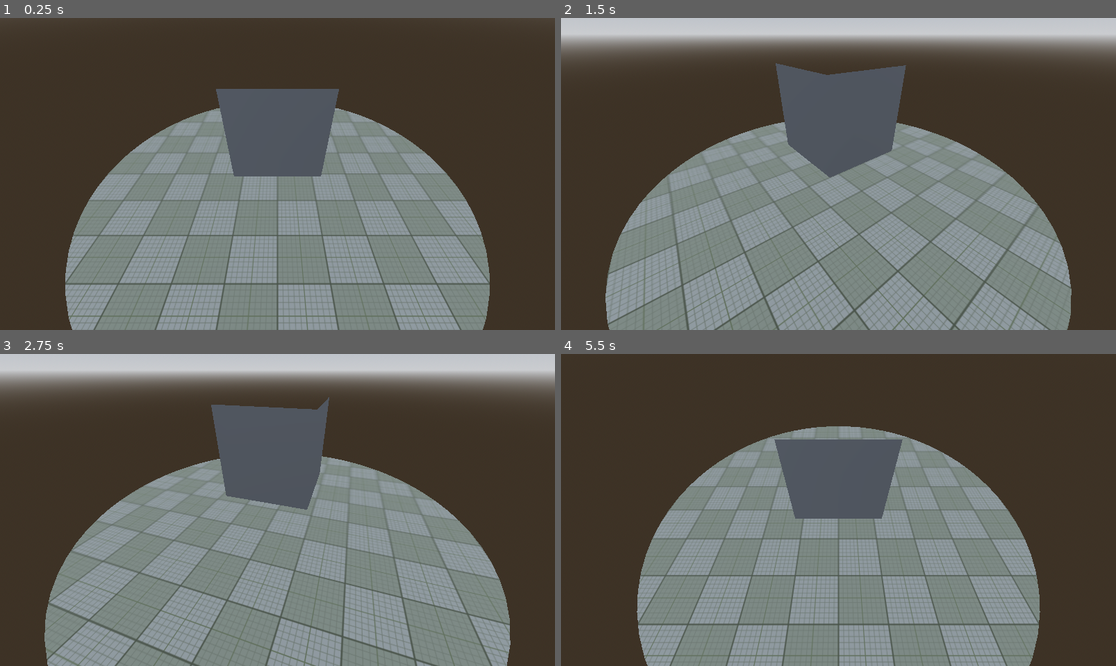
Above: before the commit, frames 1-4 (two rows, left to right).
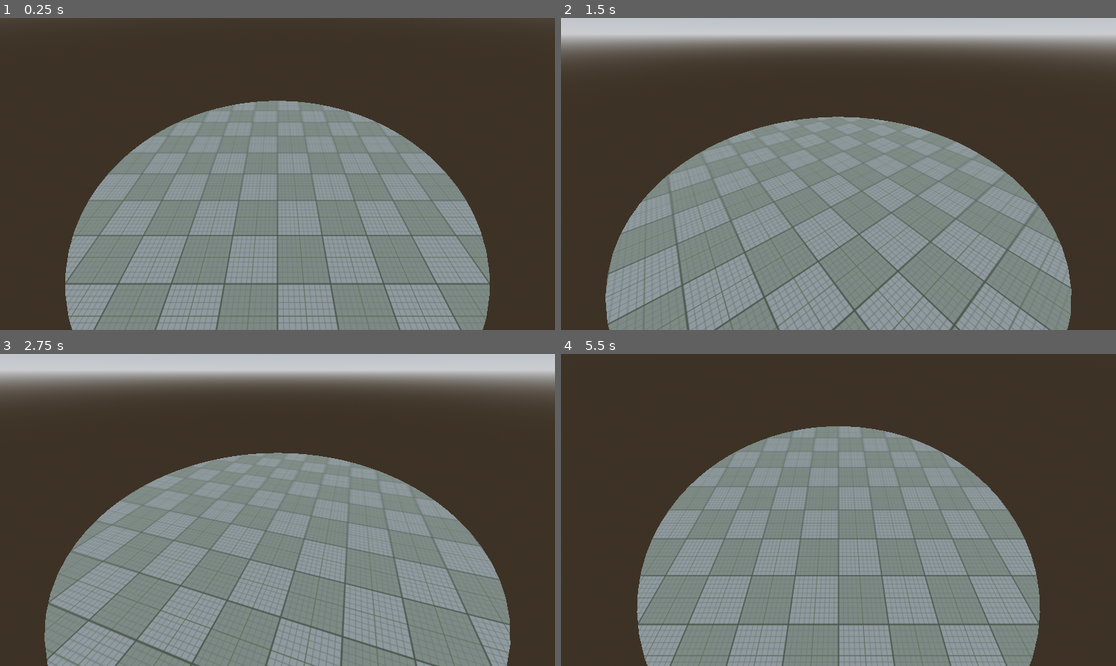
Above: after the commit, the same moments.

Repository: M00St4r/code3_01
Game: Godot game, scene res://main.tscn
Same seed, same stepped clock (60 frames per second), same inputs: the game is played once before the commit and once after it.
Inputs (mouse positions are in pixels of both pictures, inside the frame that each line leads up to):
- Up to frame 1 (0.25 s): no input
- Up to frame 2 (1.5 s): tap Enter at 0.5 s; move the mouse to (960, 158) at 0.52 s; hold Right (ui_right) 0.53-1.28 s; click (960, 158) at 0.67 s; move the mouse to (727, 189) at 1.27 s; hold Down (ui_down) from 1.28 s (still down)
- Up to frame 3 (2.75 s): tap Space at 2 s; move the mouse to (333, 441) at 2.02 s; release Down (ui_down) at 2.03 s; hold Right (ui_right) from 2.03 s (still down)
- Up to frame 4 (5.5 s): move the mouse to (810, 572) at 2.77 s; release Right (ui_right) at 2.78 s; hold Up (ui_up) 2.78-3.53 s; click (810, 572) at 2.92 s; move the mouse to (1005, 556) at 3.52 s; hold Left (ui_left) 3.53-5.03 s; move the mouse to (672, 463) at 4.27 s; move the mouse to (866, 510) at 5.02 s; hold Down (ui_down) from 5.03 s (still down); click (866, 510) at 5.17 s

The runs differ from the first frame. In frame 1, 5.3% of the frame differs, in the area x 38-62%, y 22-51%; in frame 2, 6.1%, in the area x 38-63%, y 14-52%; in frame 3, 5.7%; in frame 4, 4.9%.

Commit message:
add normals and indecies

Diff:
--- a/cylinder.gd
+++ b/cylinder.gd
@@ -8,24 +8,52 @@
 	vertices.push_back(Vector3(0.1, 0.2, 0.1))
 	vertices.push_back(Vector3(0.1, 0, 0.1))
 	vertices.push_back(Vector3(-0.1, 0, 0.1))
+	vertices.push_back(Vector3(0.1, 0.2, 0.1))
 
-	vertices.push_back(Vector3(-0.1, 0.2, 0.1))
-	vertices.push_back(Vector3(0.1, 0.2, 0.1))
-	vertices.push_back(Vector3(-0.1, 0, 0.1))
 
 	#left
 	vertices.push_back(Vector3(-0.1, 0.2, -0.1))
 	vertices.push_back(Vector3(-0.1, 0.2, 0.1))
 	vertices.push_back(Vector3(-0.1, 0.0, 0.1))
-
-	vertices.push_back(Vector3(-0.1, 0.2, -0.1))
-	vertices.push_back(Vector3(-0.1, 0.0, 0.1))
 	vertices.push_back(Vector3(-0.1, 0.0, -0.1))
 
+	var normals = PackedVector3Array()
+	#front
+	normals.push_back(Vector3(0.0, 0.0, 1.0))
+	normals.push_back(Vector3(0.0, 0.0, 1.0))
+	normals.push_back(Vector3(0.0, 0.0, 1.0))
+	normals.push_back(Vector3(0.0, 0.0, 1.0))
+
+	#left
+	normals.push_back(Vector3(-1.0, 0.0, 0.0))
+	normals.push_back(Vector3(-1.0, 0.0, 0.0))
+	normals.push_back(Vector3(-1.0, 0.0, 0.0))
+	normals.push_back(Vector3(-1.0, 0.0, 0.0))
+
+	var indices = PackedInt32Array()
+	indices = [0,1,2,
+	0,2,3,
+	4,5,6,
+	4,6,7]
+	# indices = [0,1,2,0,3,4,5,6,7,5,8,9]
+	# indices.push_back(1)
+	# indices.push_back(2)
+	# indices.push_back(3)
+	# indices.push_back(1)
+	# indices.push_back(4)
+	# indices.push_back(5)
+	# indices.push_back(6)
+	# indices.push_back(7)
+	# indices.push_back(8)
+	# indices.push_back(6)
+	# indices.push_back(9)
+	# indices.push_back(10)
 	# Initialize and arrange the data for the single surface
 	var arrays = []
 	arrays.resize(Mesh.ARRAY_MAX)
 	arrays[Mesh.ARRAY_VERTEX] = vertices
+	arrays[Mesh.ARRAY_NORMAL] = normals
+	arrays[Mesh.ARRAY_INDEX] = indices
 
 	# Add the data as a surface to the ArrayMesh stored in the mesh property
 	mesh.add_surface_from_arrays(Mesh.PRIMITIVE_TRIANGLES, arrays)
